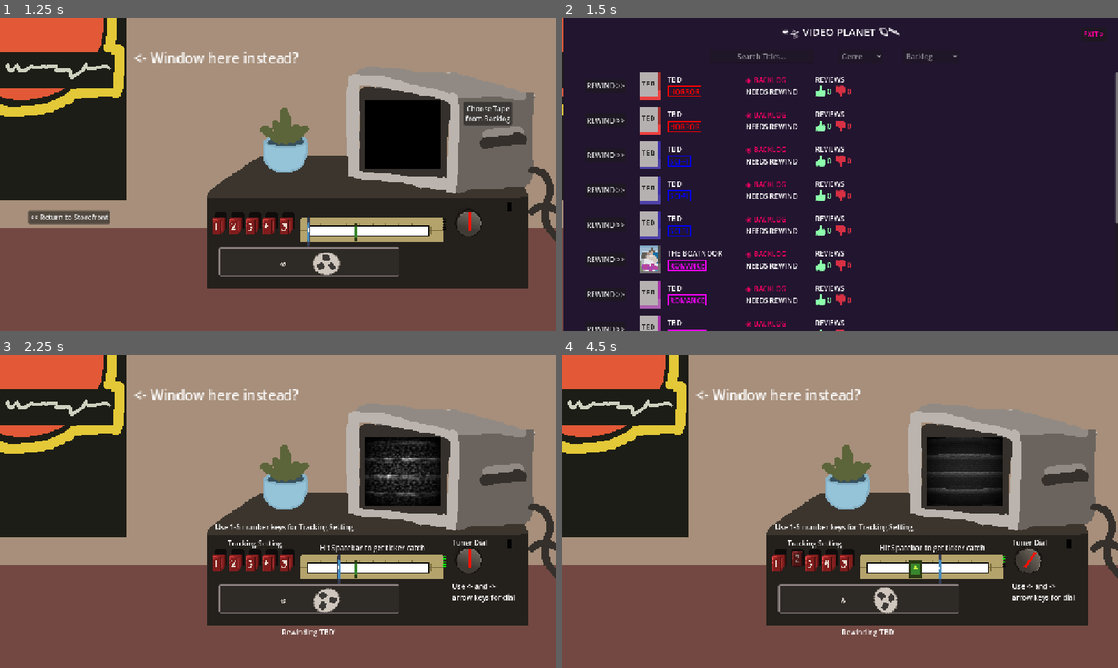
Above: before the commit, frames 1-4 (two rows, left to right).
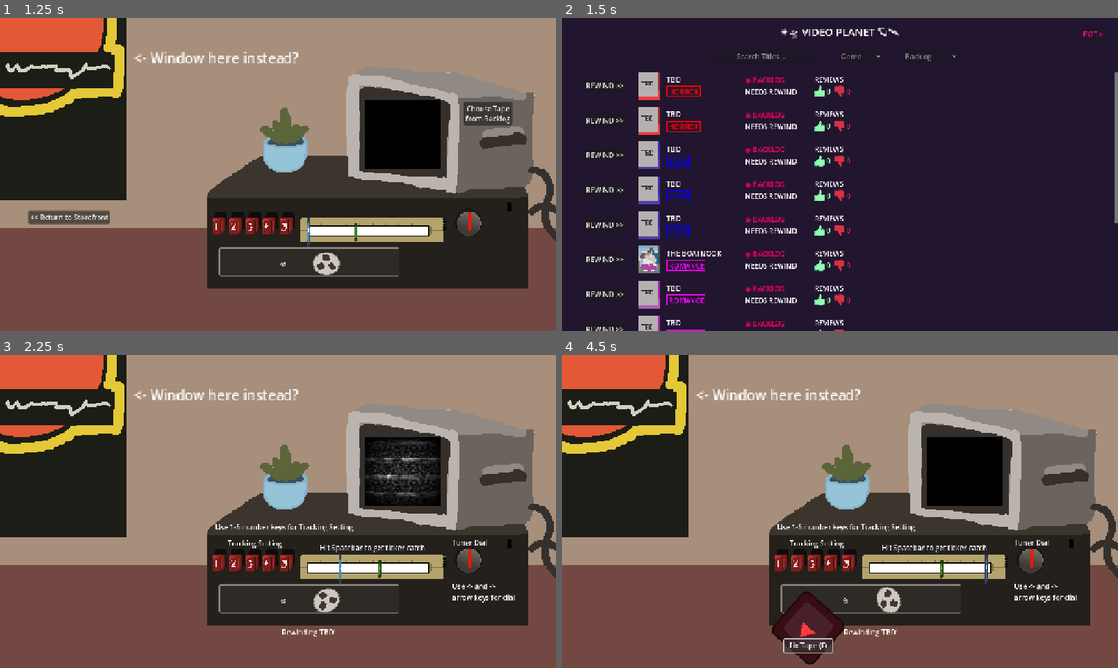
Above: after the commit, the same moments.

Repository: Sleeping-Robot-Games/video-planet
Game: Godot game, scene res://title/title.tscn
Two runs of this game, one before a commit and one after it. Both use one fixed random seed, a clock stepped at 60 frames per second and the inputs below. The engine's default icon, where the game draws it, is replaced by a stand-in: a white triangle on a blue panel in a dark square. Video files are missing from this copy of the repository; at most half a second of black plays in their place.
Inputs (mouse positions are in pixels of both pictures, inside the frame that each line leads up to):
- Up to frame 1 (1.25 s): click "Backroom" at 0.5 s
- Up to frame 2 (1.5 s): click "Choose Tape from Backlog" at 1.25 s
- Up to frame 3 (2.25 s): click "REWIND >>" at 2 s
- Up to frame 4 (4.5 s): tap Space (continue) at 2.75, 4.25 s; hold Right (dial_right) 2.78-3.5 s; tap 1 (1) at 2.85 s; tap 2 (2) at 3.05, 4.35 s; click (806, 646) at 3.5 s, where only the run after the commit has a clickable "Fix Tape (F)"; hold S (walk_down) from 4.28 s (still down)

Frame 1 is identical in both runs. In frame 2, 5.4% of the frame differs, in the area x 0-100%, y 0-100%; in frame 3, 0.1%; in frame 4, 5.7%, in the area x 36-95%, y 26-99%.

Commit message:
backroom audio and sfx

Diff:
--- a/audio/audio.gd
+++ b/audio/audio.gd
@@ -185,7 +185,7 @@
 		sfx_player.stream = load(track_path)
 		sfx_player.finished.connect(sfx_player.queue_free)
 		parent.call_deferred('add_child', sfx_player)
-		sfx_player.play()
+		sfx_player.call_deferred('play')
 
 	# Returns a reference to the music player node for signals
 	return sfx_player
--- a/backroom/backroom.gd
+++ b/backroom/backroom.gd
@@ -1,6 +1,7 @@
 extends Node2D
 
 @onready var vcr = $VCR
+@onready var vcr_sprite = $VCR/Sprite2D
 @onready var tracking = $VCR/Tracking
 @onready var tick_path_follow = $VCR/Ticker/Path2D/TickPathFollow2D
 @onready var hitzone_path_follow = $VCR/Ticker/Path2D/HitzonePathFollow2D
@@ -25,6 +26,9 @@
 
 var rewinding_movie_id: String = ''
 
+var music_player: AudioStreamPlayer
+var rewind_audio_player: AudioStreamPlayer2D
+
 var dial_angle = 0.0
 
 var tracking_input_map = {
@@ -55,80 +59,12 @@
 var vhs_phase = 1
 var successful_hits = 0
 
-## Right now the VHS needs 8 successes total based on the spool scale math
-var VHS_DATA = {
-	# The number of miss tick failures before the VHS breaks
-	'number_of_failures_before_break': 5,
-	1: {
-		# the track weight setting of 0 is best and 2 is worst
-		'track_setting_weights': {
-			"1": 1,
-			"2": 0,
-			"3": 1,
-			"4": 2,
-			"5": 2
-		},
-		# the dial zone is the area between 2 rotation degrees between -100 and 100
-		'dial_zone': {
-			'rough_zone': [40, 80],  # yellow light
-			'tight_zone': [50, 60]   # green light
-		},
-		# how fast the tick goes across the track based on dial_zone
-		'tick_speeds': {
-			'no_zone': 1.4,
-			'rough_zone': 1.2,
-			'tight_zone': 1
-		},
-		# position of hitzone on the path between 0 and 1
-		'hitzone_position': .4,
-		# number of times the player needs to hit with the tick in the hitzone to move to the next phase
-		'success_count_to_continue': 2,
-	},
-	2: {
-		'track_setting_weights': {
-			"1": 1,
-			"2": 2,
-			"3": 2,
-			"4": 1,
-			"5": 0
-		},
-		'dial_zone': {
-			'rough_zone': [-10, 30],
-			'tight_zone': [-5, 5]
-		},
-		'tick_speeds': {
-			'no_zone': 1.8,
-			'rough_zone': 1.4,
-			'tight_zone': 1
-		},
-		'hitzone_position': .6,
-		'success_count_to_continue': 4,
-	},
-	3: {
-		'track_setting_weights': {
-			"1": 2,
-			"2": 1,
-			"3": 0,
-			"4": 1,
-			"5": 2
-		},
-		'dial_zone': {
-			'rough_zone': [-70, -40],
-			'tight_zone': [-55, -50]
-		},
-		'tick_speeds': {
-			'no_zone': 1.9,
-			'rough_zone': 1.5,
-			'tight_zone': 1
-		},
-		'hitzone_position': .2,
-		'success_count_to_continue': 2,
-	}
-}
+var VHS_DATA = {}
 
 
 func _ready():
-	a.play_music('backroom_bmg_1')
+	music_player = a.play_music('backroom_bmg_1')
+	music_player.process_mode = Node.PROCESS_MODE_ALWAYS
 	$Website.rewind_movie_selected.connect(_on_website_rewind_movie_selected)
 	for tracking_button in tracking.get_children():
 		tracking_button.pressed.connect(_on_tracking_button_pressed.bind(tracking_button.name))
@@ -138,8 +74,6 @@
 	if event.is_action_pressed('fix'):
 		fix_tape_button.pressed.emit()
 
-	#if event.is_action_pressed('rewind'):
-		#rewind_button.pressed.emit()
 
 	if not rewinding:
 		return
@@ -170,6 +104,9 @@
 
 	dial_angle = clamp(dial_angle, DIAL_ROTATE_MIN, DIAL_ROTATE_MAX)
 	dial.rotation_degrees = dial_angle
+
+	if not VHS_DATA.has(vhs_phase):
+		return
 
 	var dial_zone = VHS_DATA[vhs_phase].dial_zone
 
@@ -196,6 +133,8 @@
 	if not rewinding:
 		return
 
+	a.play_sfx('tape_scratch_good', vcr_sprite)
+
 	anim_player.pause()
 
 	var left_spool_rot = left_spool.rotation
@@ -220,6 +159,8 @@
 func on_miss():
 	if not rewinding:
 		return
+
+	a.play_sfx('tape_scratch_bad', vcr_sprite)
 
 	num_of_misses += 1
 
@@ -255,6 +196,7 @@
 		broken_tape.show()
 		fix_tape_button.show()
 		rewinding = false
+		rewind_audio_player.stop()
 		tv_off_screen.show()
 		video_player.paused = true
 	else:
@@ -299,22 +241,51 @@
 		tick_in_hitzone = false
 
 func init_vhs():
+	VHS_DATA = generate_vhs_data()
 	vhs_phase = 1
 	hitzone_path_follow.progress_ratio = VHS_DATA[vhs_phase].hitzone_position
 	current_ideal_track_setting = get_best_track_setting_for_phase(vhs_phase)
 	rewinding = true
 	anim_player.play('spin')
 	tv_off_screen.hide()
-	video_player.play()
 	set_rewind_noise()
 	turn_on_live_lights()
 
+	## play video based on genre
+	video_player.stream = load(get_video_file_by_genre())
+	video_player.play()
+
 	var hitzone_scale_tween = create_tween()
 	hitzone_scale_tween.tween_property(hitzone, 'scale', Vector2(hitzone_scale_lookup[2], .328), 1)
 
 	var tick_speed_tween = create_tween()
 	tick_speed_tween.tween_property(self, 'tick_speed', VHS_DATA[vhs_phase].tick_speeds['no_zone'], 1)
 
+	play_vhs_audio()
+
+func play_vhs_audio():
+	# Play startup
+	var startup_player = a.play_sfx('vhs_startup', vcr_sprite)
+
+	# Chain rewind when finished
+	if startup_player:
+		startup_player.finished.connect(func():
+			rewind_audio_player = a.play_sfx('vhs_rewind', vcr_sprite))
+
+func get_video_file_by_genre() -> String:
+	var video_genre = m.inventory[rewinding_movie_id].genre
+	randomize()
+	match video_genre:
+		'HORROR':
+			return ["res://backroom/snapback_rewind.ogv", "res://backroom/hatchlingheroes_rewind.ogv"].pick_random()
+		'SCI-FI':
+			return "res://backroom/apotheosis_rewind.ogv"
+		'ROMANCE':
+			return "res://backroom/tophat_rewind.ogv"
+		'COMEDY':
+			return ["res://backroom/smokinpotions_rewind.ogv", "res://backroom/cats2up_rewind.ogv"].pick_random()
+		_:
+			return ["res://backroom/cats2up_rewind.ogv", "res://backroom/hatchlingheroes_rewind.ogv", "res://backroom/apotheosis_rewind.ogv", "res://backroom/smokinpotions_rewind.ogv", "res://backroom/snapback_rewind.ogv", "res://backroom/tophat_rewind.ogv"].pick_random()
 
 func start_vhs_rewind_after_fix():
 	num_of_misses = 0
@@ -325,26 +296,34 @@
 	rewinding = true
 	$VCR/AnimationPlayer.play('spin')
 	tv_off_screen.hide()
+	video_player.paused = false
 	video_player.play()
 	set_rewind_noise()
 	turn_on_live_lights()
+	rewind_audio_player.play()
 
 
 func next_vhs_phase():
 	successful_hits = 0
 	vhs_phase += 1
 	if not VHS_DATA.has(vhs_phase):
+		rewinding = false
+		rewind_audio_player.stop()
 		## Success!
 		## Player can now select a new tape from the backlog or leave back to the store front
 		m.inventory[rewinding_movie_id].status = 'STOCKED'
 		m.inventory[rewinding_movie_id].location = 'ON SHELF'
 		var log_msg: String = '%s rewound & stocked!' % m.inventory[rewinding_movie_id].title
 		g.add_log_line.emit(log_msg, 'SUCCESS')
-		rewinding = false
 		$VCR/AnimationPlayer.pause()
 		video_player.stop()
 		tv_off_screen.show()
-		## TODO: Reset tracking button and dial state
+		for tracking_btn in tracking.get_children():
+			tracking_btn.button_pressed = false
+
+		left_spool.scale = Vector2(.4, .4)
+		right_spool.scale = Vector2(2, 2)
+
 		$BacklogButton.show()
 		$StorefrontButton.show()
 		$VCR/Labels.hide()
@@ -426,11 +405,17 @@
 			break
 
 func turn_on_live_lights():
-	var index = 0
+	# Reset all lights first
 	for light in lives_light_container.get_children():
-		index += 1
-		if index <= VHS_DATA.number_of_failures_before_break:
-			light.color = Color.GREEN
+		light.color = Color.BLACK
+
+	# Turn on correct number of lives
+	var failures = VHS_DATA.number_of_failures_before_break
+	for i in range(failures):
+		lives_light_container.get_child(i).color = Color.GREEN
+
+	# Reset miss counter for new tape
+	num_of_misses = 0
 
 
 func _on_backlog_button_pressed() -> void:
@@ -438,3 +423,75 @@
 
 func _on_storefront_button_pressed() -> void:
 	get_tree().change_scene_to_file('res://storefront/storefront.tscn')
+
+
+func generate_vhs_data() -> Dictionary:
+	var data := {}
+
+	# 1) Number of failures before break (weighted toward 3-5)
+	var failure_options = [3,4,5,5,4,3,2,1] # Weighted list
+	data["number_of_failures_before_break"] = failure_options[randi() % failure_options.size()]
+
+	# 2) Generate 3 VHS Rewind Phases
+	var total_success_required := 8
+	var remaining := total_success_required
+	var num_phases := 3
+
+	var used_zero_index := randi() % 5  # Random index 0-4 for best track each phase
+	var hitzone_positions = [.2, .4, .6] # Shuffle for variety
+	hitzone_positions.shuffle()
+
+	for phase in range(1, num_phases + 1):
+		var is_last_phase = (phase == num_phases)
+
+		# --- Success Count Distribution ---
+		var phase_success = 0
+		if is_last_phase:
+			phase_success = remaining
+		else:
+			# Give between 2-4 successes early, but leave enough for end
+			phase_success = clamp(randi() % 3 + 2, 1, remaining - (num_phases - phase))
+		remaining -= phase_success
+
+		# --- Track Setting Weights ---
+		var track_weights := {}
+		for i in range(5):
+			var weight_index := (i - used_zero_index) % 5
+			var weight := 2  # default worst
+			if abs(weight_index) <= 1:
+				weight = 1 # middle quality
+			if weight_index == 0:
+				weight = 0 # BEST setting
+
+			track_weights[str(i + 1)] = weight
+
+		# Advance pattern shift next phase
+		used_zero_index = (used_zero_index + 1) % 5
+
+		# --- Dial Zones ---
+		var tight_center = randf_range(-80, 80)
+		var tight_half = randf_range(5, 12)
+		var rough_half = tight_half + randf_range(15, 25)
+
+		var dial_zone := {
+			"tight_zone": [tight_center - tight_half, tight_center + tight_half],
+			"rough_zone": [tight_center - rough_half, tight_center + rough_half],
+		}
+
+		# --- Tick Speeds ---
+		var tick_speeds := {
+			"no_zone": randf_range(1.4, 1.9),
+			"rough_zone": randf_range(1.1, 1.4),
+			"tight_zone": randf_range(0.7, 1.0),
+		}
+
+		# Assign phase data
+		data[phase] = {
+			"track_setting_weights": track_weights,
+			"dial_zone": dial_zone,
+			"tick_speeds": tick_speeds,
+			"hitzone_position": hitzone_positions.pop_front(),
+			"success_count_to_continue": phase_success,
+		}
+
+	return data
--- a/backroom/backroom.tscn
+++ b/backroom/backroom.tscn
@@ -567,9 +567,9 @@
 
 [node name="Website" parent="." instance=ExtResource("23_6dn78")]
 visible = false
-offset_left = 2.0
+offset_left = 0.0
 offset_top = -1.0
-offset_right = 1282.0
+offset_right = 1280.0
 offset_bottom = 719.0
 
 [node name="LogContainer" parent="." instance=ExtResource("24_iobut")]
Not shown, changed: audio/sfx/vhs_rewind.wav.import
Not shown: 1 places in backroom/backroom.tscn that only renumber resources
